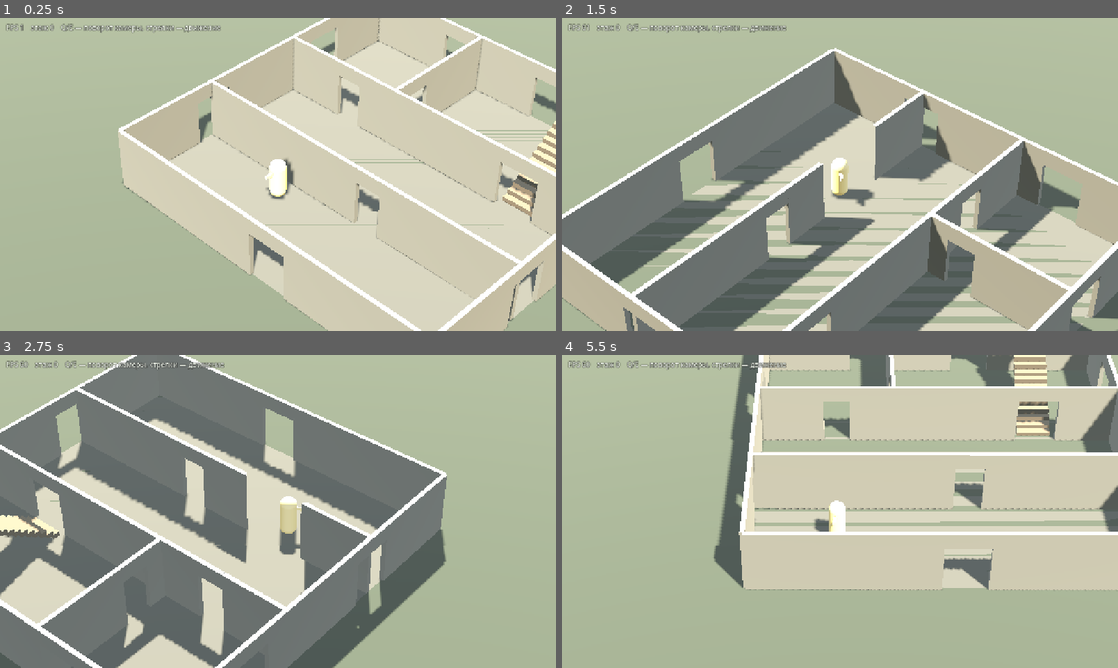
Above: before the commit, frames 1-4 (two rows, left to right).
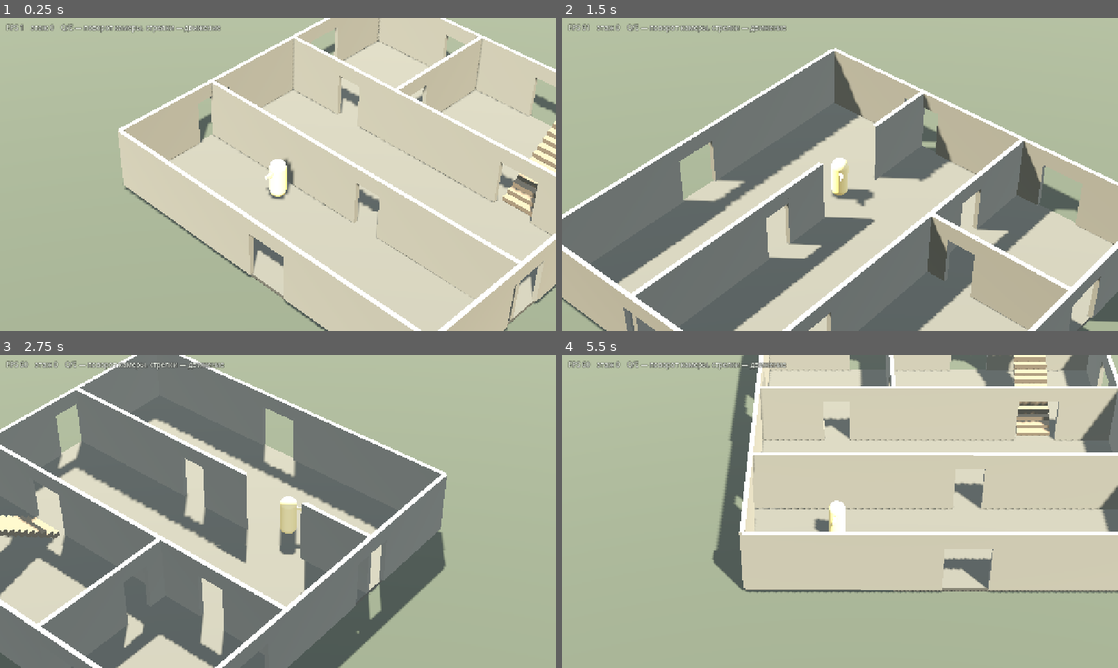
Above: after the commit, the same moments.

Repository: SashkoSoft/Godot_skilled
Game: Godot game, scene res://main.tscn
Two runs of this game, one before a commit and one after it. Both use one fixed random seed, a clock stepped at 60 frames per second and the inputs below.
Inputs:
- Up to frame 1 (0.25 s): no input
- Up to frame 2 (1.5 s): hold Right (ui_right) 0.53-1.28 s; hold Q 0.53-1.28 s; hold Down (ui_down) from 1.28 s (still down); tap E at 1.35 s
- Up to frame 3 (2.75 s): release Down (ui_down) at 2.03 s; hold Right (ui_right) from 2.03 s (still down); hold Q from 2.03 s (still down)
- Up to frame 4 (5.5 s): release Right (ui_right) at 2.78 s; release Q at 2.78 s; hold Up (ui_up) 2.78-3.53 s; tap E at 2.85, 4.35 s; hold Q 3.53-4.28 s; hold Left (ui_left) 3.53-5.03 s; hold Down (ui_down) from 5.03 s (still down); hold Q from 5.03 s (still down)

The runs differ from the first frame. In frame 1, 0.9% of the frame differs, in the area x 22-100%, y 7-100%; in frame 2, 4.4%; in frame 3, 0.5%; in frame 4, 7.0%, in the area x 27-100%, y 0-77%.

Commit message:
Пол первого этажа мерцал: совпадал по высоте с землёй
Верхние грани плиты пола и земли обе лежали на y=0 — классический
z-fighting. Земля опущена на 15 см; порог у входа игрок перешагивает
step-up'ом, проверено маршрутом --walk-test=outdoor (выход на улицу
и возврат в дом).

Маршруты автотеста разделены по сценариям: у автопрохода нет поиска
пути, он идёт по прямой, поэтому одним маршрутом лестницу и улицу
не проверить.

Co-Authored-By: Claude Opus 5 (1M context) <noreply@anthropic.com>
Claude-Session: https://claude.ai/code/session_01FPrhjLxAG2mJUWcS5VWYtY

Diff:
--- a/game/main.gd
+++ b/game/main.gd
@@ -22,6 +22,7 @@
 var _shot_yaw_deg: float = -1.0
 var _start_floor: int = 0
 var _walk_test := false
+var _walk_route := "stairs"
 var _route: Array[Vector3] = []
 var _route_i := 0
 var _route_time := 0.0
@@ -98,7 +99,9 @@
 	gmat.albedo_color = Color(0.31, 0.33, 0.28)
 	gmat.roughness = 1.0
 	gm.material_override = gmat
-	ground.position.y = -0.2
+	# Земля ниже пола дома: при совпадении верхних граней получается
+	# z-fighting — пол мерцает. Порог в 15 см игрок перешагивает (step-up).
+	ground.position.y = -0.35
 	ground.add_child(gm)
 	var gs := CollisionShape3D.new()
 	var gbox := BoxShape3D.new()
@@ -126,16 +129,27 @@
 	rig.snap()
 
 	if _walk_test:
-		# Маршрут: старт -> коридор -> комната с лестницей -> низ лестницы -> верх.
-		_route = [
-			Vector3(1.0, 0, 3.4),      # проём в перегородке z=2.6
-			Vector3(2.5, 0, -1.0),     # к проёму в перегородке z=-2.0
-			Vector3(4.5, 0, -1.2),     # к проёму напротив лестницы
-			Vector3(4.5, 0, -2.3),     # встать перед первой ступенью
-			Vector3(4.5, 3, -6.6),     # подъём на второй этаж
-			Vector3(6.6, 3, -7.2),     # сойти с лестницы на площадку
-			Vector3(0.0, 3, -6.0),     # пройти вглубь второго этажа
-		]
+		# У автопрохода нет поиска пути — он идёт по прямой, поэтому маршруты
+		# заданы по точкам и разделены по проверяемому сценарию.
+		match _walk_route:
+			"outdoor":
+				# порог у входа: игрок должен выйти на улицу и вернуться
+				_route = [
+					Vector3(0.5, 0, 6.0),
+					Vector3(0.5, 0, 11.0),
+					Vector3(0.5, 0, 6.5),
+				]
+			_:
+				# путь до лестницы и подъём на второй этаж
+				_route = [
+					Vector3(1.0, 0, 3.4),
+					Vector3(2.5, 0, -1.0),
+					Vector3(4.5, 0, -1.2),
+					Vector3(4.5, 0, -2.3),
+					Vector3(4.5, 3, -6.6),
+					Vector3(6.6, 3, -7.2),
+					Vector3(0.0, 3, -6.0),
+				]
 		player.auto_target = _route[0]
 
 	occ = Occlusion.new()
@@ -185,8 +199,10 @@
 			_shot_yaw_deg = float(a.substr(11))
 		elif a.begins_with("--start-floor="):
 			_start_floor = int(a.substr(14))
-		elif a == "--walk-test":
+		elif a == "--walk-test" or a.begins_with("--walk-test="):
 			_walk_test = true
+			if a.contains("="):
+				_walk_route = a.split("=")[1]
 
 
 func _take_shot() -> void:
